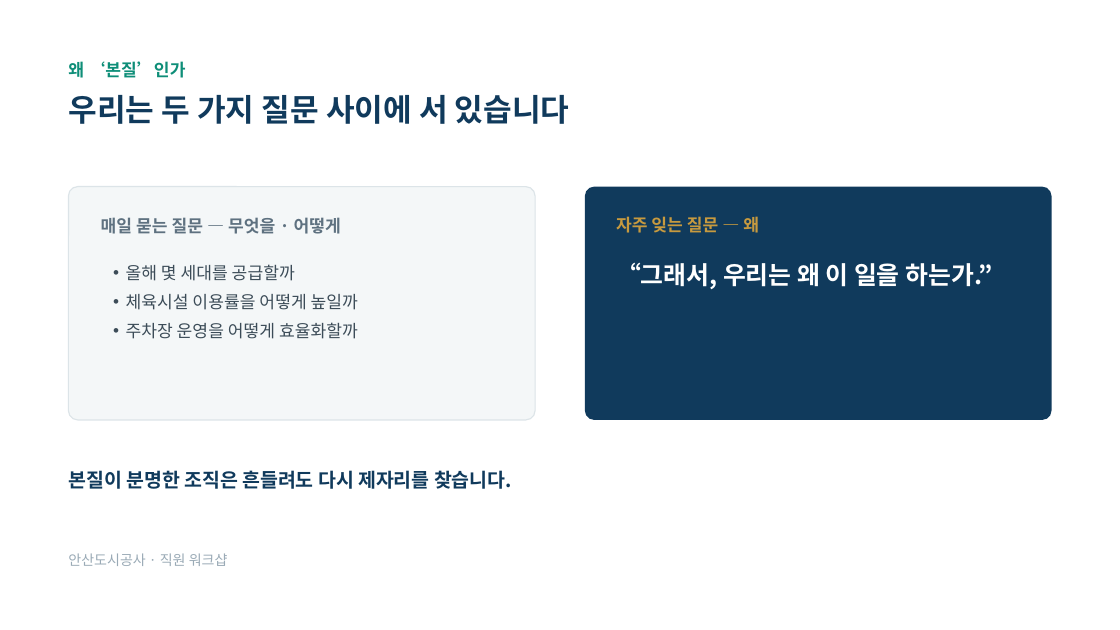
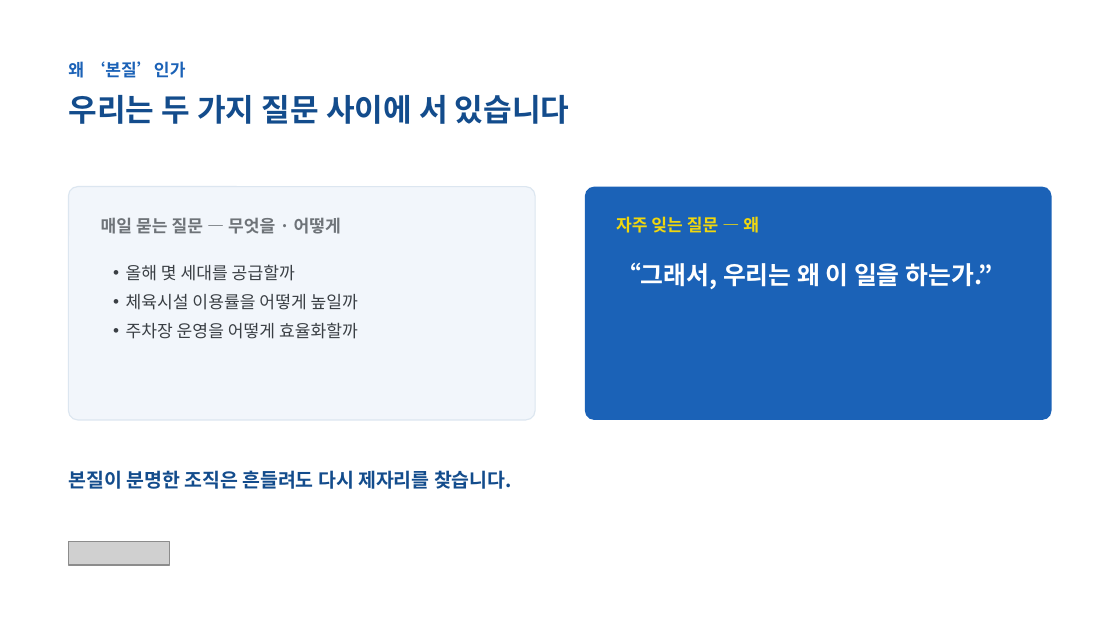
Before and after one commit to lbs6368-arch/my-project, a slide deck: slide 3 of 안산도시공사_직원워크샵_사장특강_발표자료_20261024.pptx. Drawn at 1120x630 pixels with LibreOffice and Linux fonts; fonts in the diff are those of the drawing; grey boxes stand for pictures. Boxes give left, top, right and bottom in pixels: in the first picture for what was removed or moved away, otherwise in the second. Text is boxed around its words. In the diff, an @@ line names an element or a change of style, - is before the commit and + after.

```diff
--- a/안산도시공사_직원워크샵_사장특강_발표자료_20261024.pptx
+++ b/안산도시공사_직원워크샵_사장특강_발표자료_20261024.pptx
@@ text "왜 ‘본질’인가" at box(68, 61, 185, 78): text colour #0E8E78 to #1B62B7 @@
@@ text "우리는 두 가지 질문 사이에 ..." at box(68, 95, 570, 124): text colour #103A5C to #134C8C @@
@@ rounded rectangle at box(68, 187, 535, 420): fill #F4F7F8 to #F2F6FB; outline #DCE4E8 0.75 pt to #DCE6F0 0.75 pt @@
@@ rounded rectangle at box(585, 187, 1052, 420): fill #103A5C to #1B62B7 @@
@@ text "매일 묻는 질문 — 무엇을 ..." at box(101, 217, 341, 234): text colour #5E7180 to #6E7378 @@
@@ text "자주 잊는 질문 — 왜" at box(616, 216, 759, 233): text colour #C79A3F to #F0D70E @@
@@ text "올해 몇 세대를 공급할까" at box(126, 264, 358, 339): text colour #3C4C58 to #3A3F44 @@
@@ text "본질이 분명한 조직은 흔들려도 다시 ..." at box(68, 470, 512, 489): text colour #103A5C to #134C8C @@
@@ text removed at box(68, 553, 228, 566) @@
-안산도시공사 · 직원 워크샵
@@ picture added at box(68, 542, 169, 566) @@
```
Also in this commit, not shown: 10 other slides changed.
